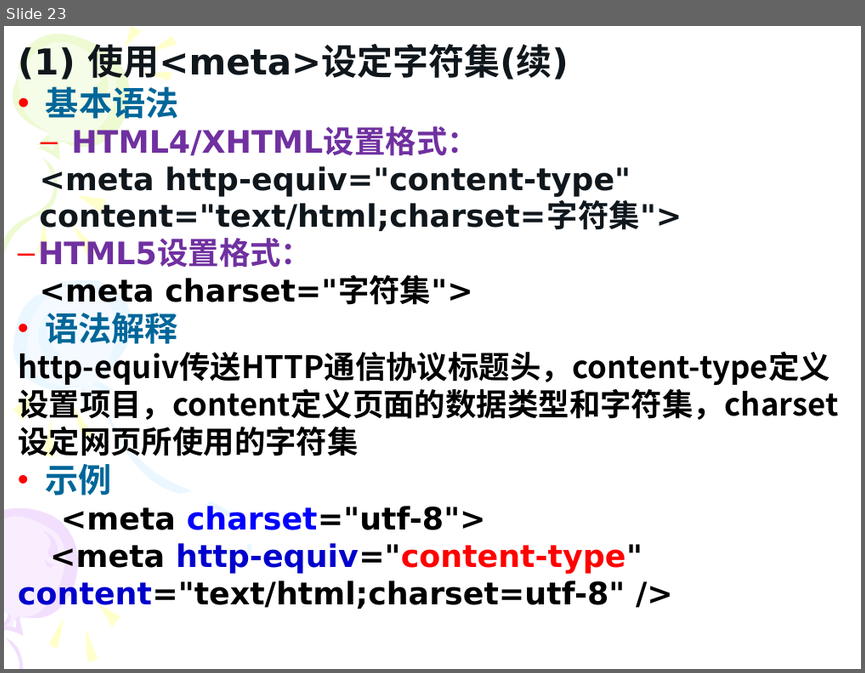
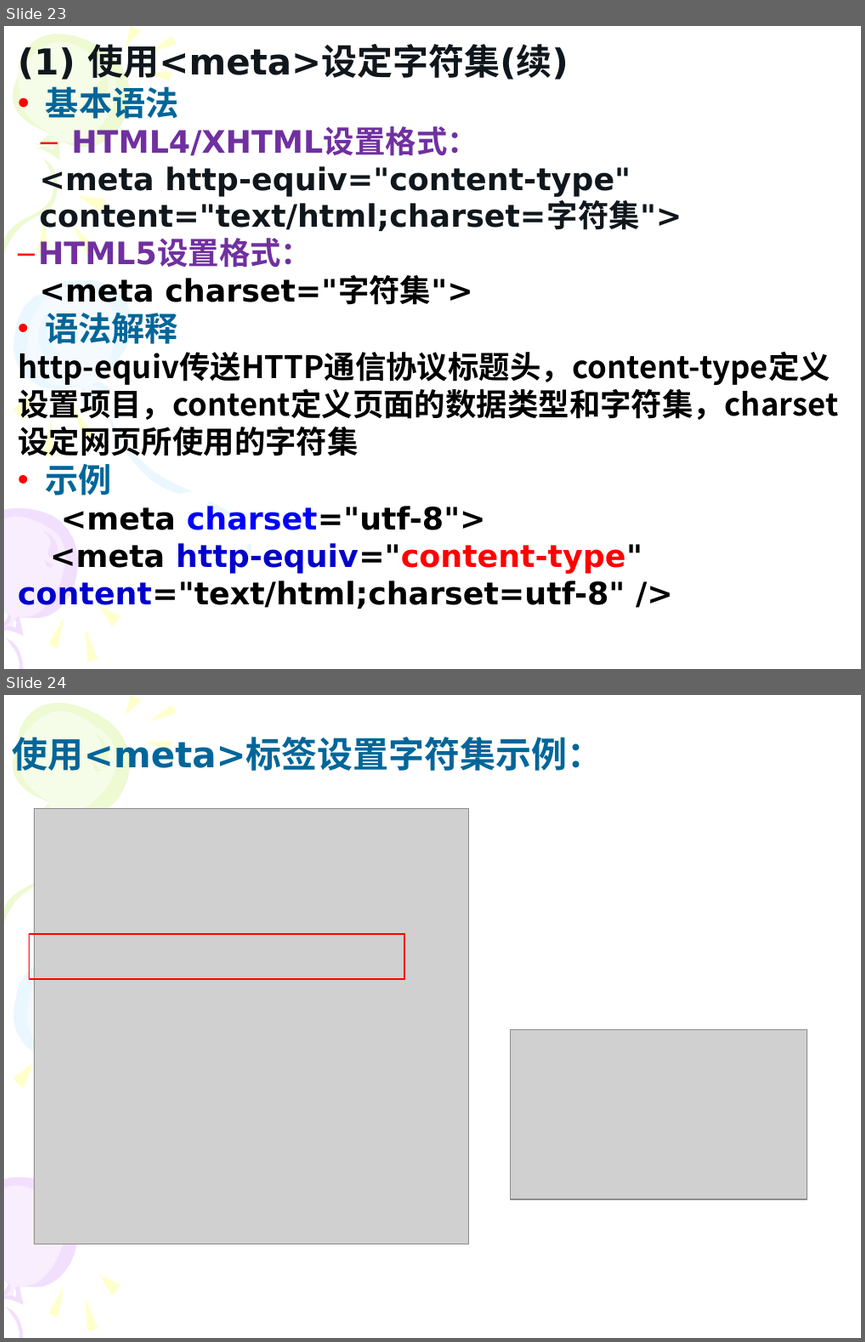
Before and after one commit to tyza66/ChinaSoftTraining-Part1, a slide deck: 代码/0420/前端第三版课件/第1讲 HTML概述与HTML文件.ppt. Shown one above the other, each under a label of ours: slide 23 before the commit, slides 23 and 24 after it. The pictures are 865x673 and 865x1342 pixels, drawn with LibreOffice and Linux fonts; fonts in the diff are those of the drawing; grey boxes stand for pictures. Boxes give left, top, right and bottom in pixels: in the first picture for what was removed or moved away, otherwise in the second. Text is boxed around its words. In the diff, an @@ line names an element or a change of style, - is before the commit and + after.

```diff
--- a/代码/0420/前端第三版课件/第1讲 HTML概述与HTML文件.ppt
+++ b/代码/0420/前端第三版课件/第1讲 HTML概述与HTML文件.ppt
@@ slide 24 added at (x1=4, y1=695, x2=861, y2=1338), background #FFFFFF; not listed: 26 template elements that a slide beside it also shows @@
@@ title added at (x1=12, y1=732, x2=603, y2=777), 30 pt, text #006699, bold @@
+使用<meta>标签设置字符集示例：
@@ picture added at (x1=34, y1=808, x2=468, y2=1243) @@
@@ rectangle added at (x1=30, y1=934, x2=405, y2=979), outline #FF0000 0.99 pt @@
@@ picture added at (x1=511, y1=1029, x2=806, y2=1199) @@
```
Also in this commit, not shown: 33 other slides changed, 1 other slide added, 2 slides removed, 25 other files.
